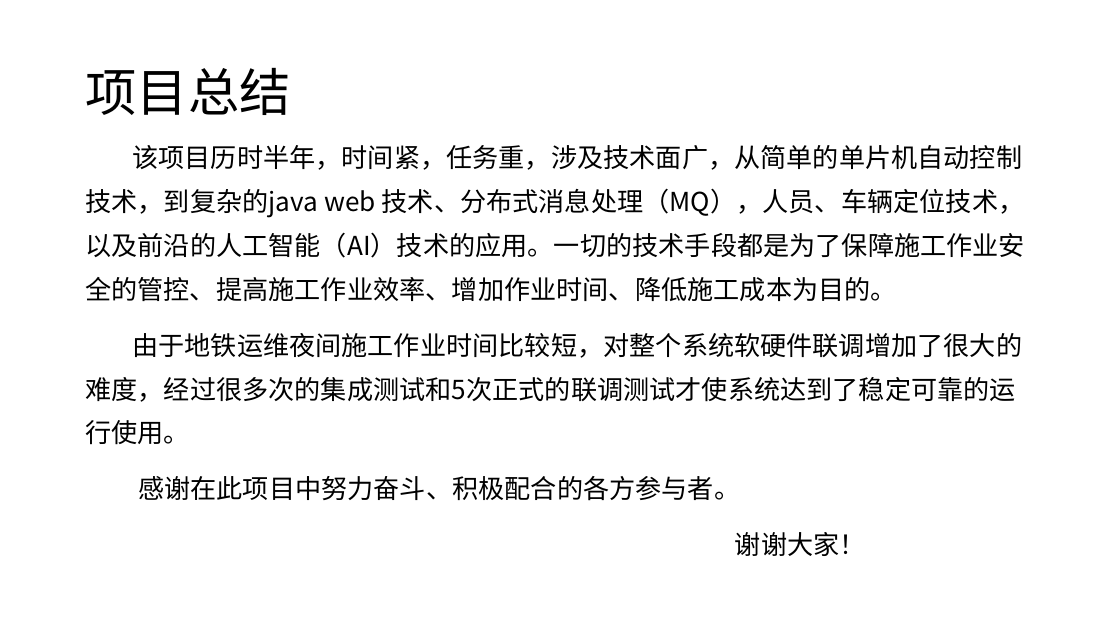
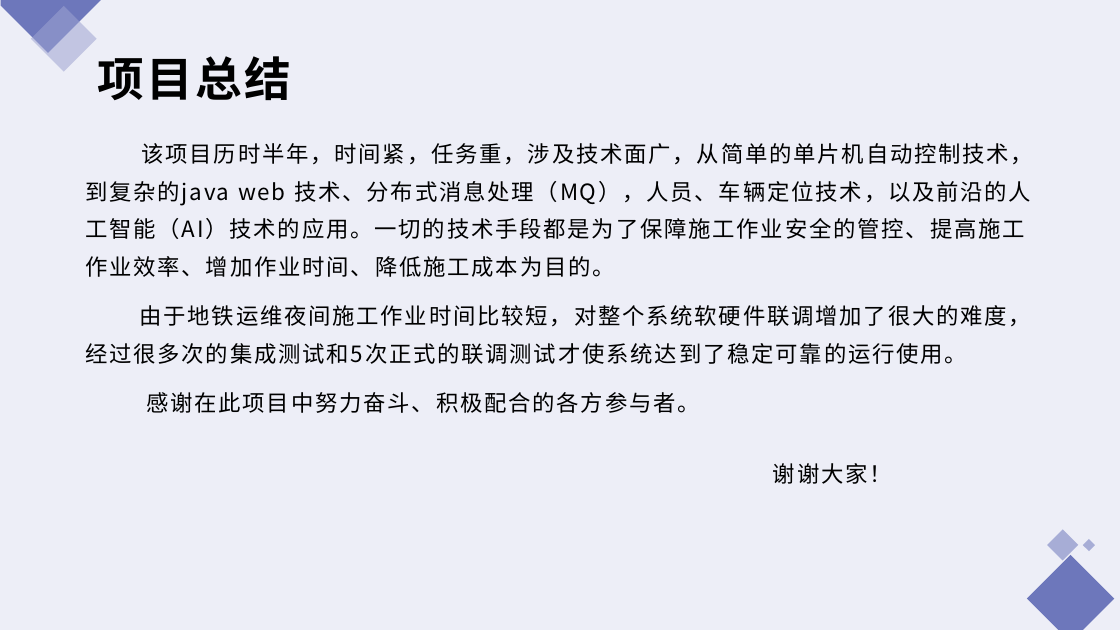
Before and after one commit to hanlibin1981/hlb, a slide deck: slide 11 of 深圳地铁智能施工管控项目总结报告.pptx (slide 10 before the commit). Drawn at 1120x630 pixels with LibreOffice and Linux fonts; fonts in the diff are those of the drawing. Boxes give left, top, right and bottom in pixels: in the first picture for what was removed or moved away, otherwise in the second. Text is boxed around its words. In the diff, an @@ line names an element or a change of style, - is before the commit and + after.

Commit message:
应用模板

```diff
--- a/深圳地铁智能施工管控项目总结报告.pptx
+++ b/深圳地铁智能施工管控项目总结报告.pptx
@@ background #FFFFFF to #EDEEF7 @@
@@ group added at (0,0,1115,630): 3 rectangles, 2 freeform shapes @@
@@ title "项目总结": place and size @@
-title "项目总结" at (85,67,290,115)
+title "项目总结" at (98,56,291,100)
@@ title "项目总结" at (98,56,291,100): size 44 to 40 pt, font Calibri to Noto Sans CJK SC, letter spacing 0 to 2 pt, bold on; line spacing 0.9 to 1; vertical alignment middle to top @@
@@ text "该项目历时半年，时间紧，任务重，涉及技术面广，从简单的单片机自动控制技术，到复杂的java web 技术、分布式消息处理 ..." at (85,143,1033,484): size 22.4 to 19.2 pt, letter spacing 0 to 1.5 pt @@
```
Also in this commit, not shown: 9 other slides changed, 1 slide added.
